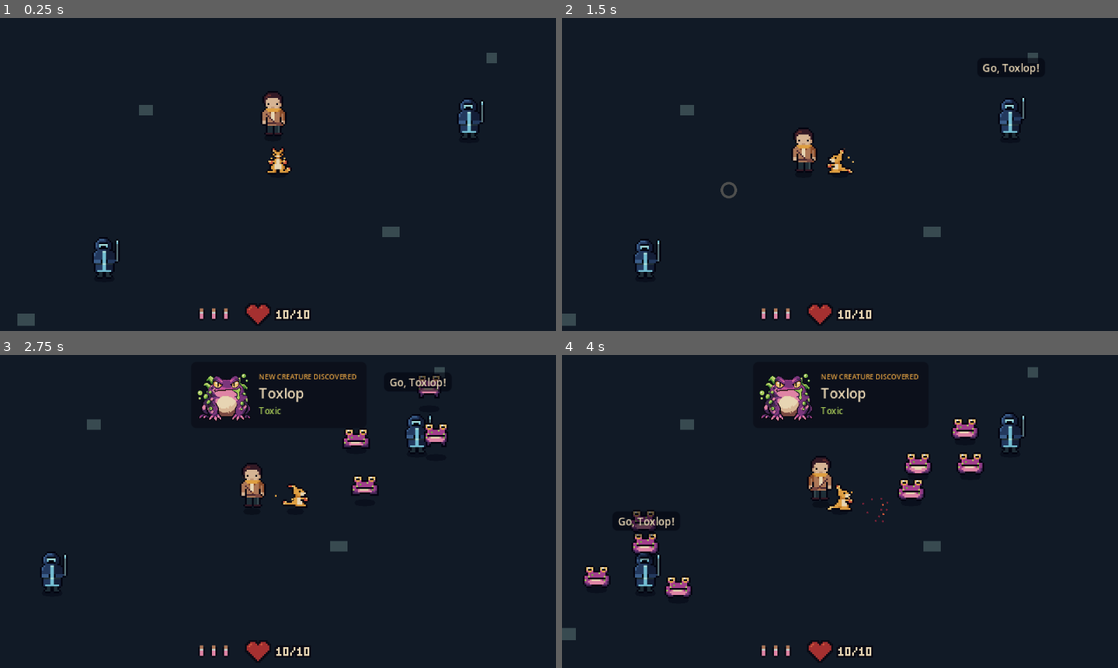
Above: before the commit, frames 1-4 (two rows, left to right).
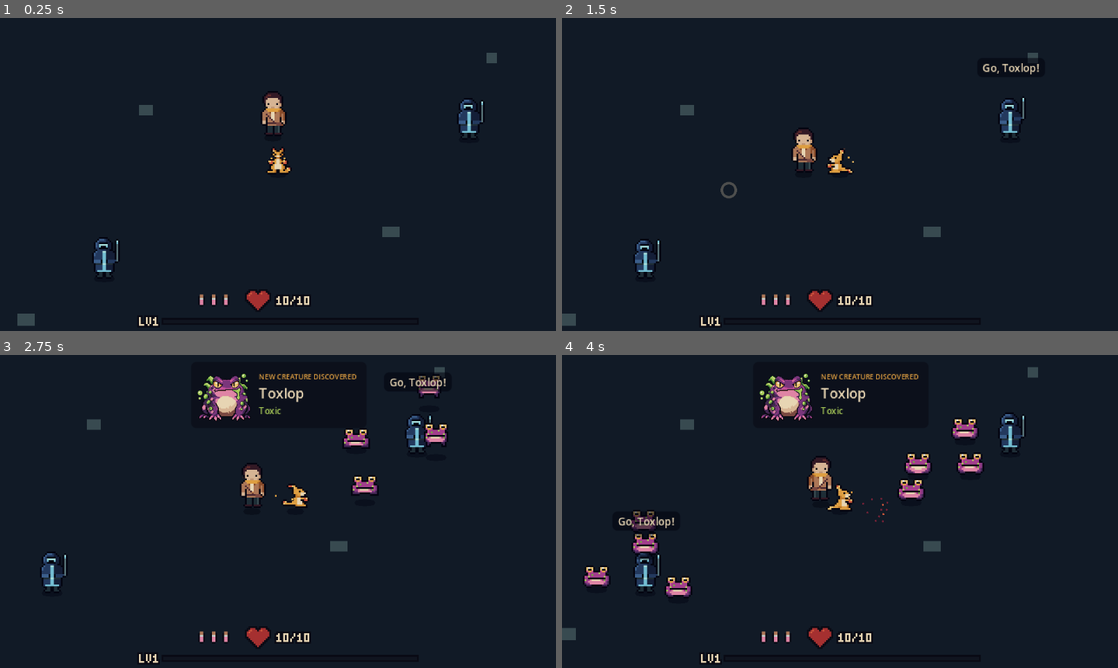
Above: after the commit, the same moments.

Repository: qmkDuran/my-own-art
Game: Godot game, scene res://scenes/main/main.tscn
The game is run twice, just before and just after one commit, with the same random seed, the same clock (stepped at 60 frames per second) and the same inputs.
Inputs (mouse positions are in pixels of both pictures, inside the frame that each line leads up to):
- Up to frame 1 (0.25 s): no input
- Up to frame 2 (1.5 s): move the mouse to (962, 158) at 0.52 s; hold D (move_right) 0.53-1.25 s; hold Right mouse button (attack) 0.53-1.25 s; click (962, 158) at 0.67 s; drag from (728, 190) to (812, 237) at 1.27 s
- Up to frame 3 (2.75 s): move the mouse to (333, 442) at 2.02 s; press the mouse at (333, 442) at 2.03 s; hold D (move_right) from 2.03 s (still down)
- Up to frame 4 (4 s): release D (move_right) at 2.75 s; release the mouse at (895, 442) at 2.75 s; drag from (812, 574) to (673, 464) at 2.77 s; move the mouse to (1006, 558) at 3.52 s; hold A (move_left) from 3.53 s (still down); hold Right mouse button (attack) from 3.53 s (still down); click (1006, 558) at 3.67 s

The runs differ from the first frame. In frame 1, 0.7% of the frame differs, in the area x 25-56%, y 87-99%; in frame 2, 0.7%; in frame 3, 0.7%; in frame 4, 0.7%.

Commit message:
Light motes, XP bar and levelling
- Defeated toads release 3 light motes (1 XP each) and Wardens 8 (2 XP
  each): they burst out, hang briefly, then streak to Emberoo.
- Progression: level 2 at 10 XP, then the curve grows (10 x level^1.45).
- Level up: +1 max health and +1 heal, +1 skill point, a 'LEVEL UP!'
  bubble and gold rings. Level bonuses are re-applied after a restart.
- HUD: a thin XP bar with 'LV' at the bottom; heart and Aid moved up.

Tested in Godot 4.7.2: 7 kills -> level 2, 1 skill point, 11 max health.

Co-Authored-By: Claude Opus 5.5 <noreply@anthropic.com>
Claude-Session: https://claude.ai/code/session_01YABBJVPWvaqtn34m5VQVCp

Diff:
--- a/scenes/creatures/emberoo/emberoo.tscn
+++ b/scenes/creatures/emberoo/emberoo.tscn
@@ -16,6 +16,7 @@
 [ext_resource type="PackedScene" path="res://scenes/effects/shockwave.tscn" id="14_marker"]
 [ext_resource type="Script" path="res://scripts/effects/fist_embers.gd" id="15_embers"]
 [ext_resource type="Script" path="res://scripts/components/trainer_aid.gd" id="16_aid"]
+[ext_resource type="Script" path="res://scripts/ui/speech_bubble.gd" id="17_speech"]
 
 [sub_resource type="CircleShape2D" id="CircleShape2D_body"]
 radius = 5.0
@@ -91,3 +92,8 @@
 
 [node name="TrainerAid" type="Node" parent="."]
 script = ExtResource("16_aid")
+
+[node name="SpeechBubble" type="Node2D" parent="."]
+z_index = 3
+position = Vector2(0, -22)
+script = ExtResource("17_speech")
--- a/scenes/enemies/handler/handler.tscn
+++ b/scenes/enemies/handler/handler.tscn
@@ -10,6 +10,8 @@
 [ext_resource type="Script" path="res://scripts/ui/floating_health_bar.gd" id="8_bar"]
 [ext_resource type="Script" path="res://scripts/ui/speech_bubble.gd" id="9_speech"]
 
+[ext_resource type="Script" path="res://scripts/components/light_drop.gd" id="10_drop"]
+[ext_resource type="PackedScene" path="res://scenes/pickups/light_mote.tscn" id="11_mote"]
 [sub_resource type="CircleShape2D" id="CircleShape2D_body"]
 radius = 5.0
 
@@ -76,3 +78,9 @@
 z_index = 3
 position = Vector2(0, -36)
 script = ExtResource("9_speech")
+
+[node name="LightDrop" type="Node" parent="."]
+script = ExtResource("10_drop")
+mote_scene = ExtResource("11_mote")
+mote_count = 8
+xp_per_mote = 2
--- a/scenes/enemies/toxic_toad/toxic_toad.tscn
+++ b/scenes/enemies/toxic_toad/toxic_toad.tscn
@@ -9,6 +9,8 @@
 [ext_resource type="Texture2D" path="res://art/toxic_toad/toxlop_portrait_128.png" id="7_portrait"]
 [ext_resource type="PackedScene" path="res://scenes/pickups/berry.tscn" id="8_berry"]
 
+[ext_resource type="Script" path="res://scripts/components/light_drop.gd" id="9_drop"]
+[ext_resource type="PackedScene" path="res://scenes/pickups/light_mote.tscn" id="10_mote"]
 [sub_resource type="CircleShape2D" id="CircleShape2D_body"]
 radius = 5.0
 
@@ -71,3 +73,9 @@
 [node name="HitFlash" type="Node" parent="." node_paths=PackedStringArray("sprite")]
 script = ExtResource("5_flash")
 sprite = NodePath("../Sprite")
+
+[node name="LightDrop" type="Node" parent="."]
+script = ExtResource("9_drop")
+mote_scene = ExtResource("10_mote")
+mote_count = 3
+xp_per_mote = 1
--- /dev/null
+++ b/scenes/pickups/light_mote.tscn
@@ -0,0 +1,7 @@
+[gd_scene load_steps=2 format=3]
+
+[ext_resource type="Script" path="res://scripts/pickups/light_mote.gd" id="1_mote"]
+
+[node name="LightMote" type="Node2D"]
+z_index = 2
+script = ExtResource("1_mote")
--- a/scenes/ui/hud.tscn
+++ b/scenes/ui/hud.tscn
@@ -1,8 +1,9 @@
-[gd_scene load_steps=4 format=3]
+[gd_scene load_steps=5 format=3]
 
 [ext_resource type="Script" path="res://scripts/ui/health_heart.gd" id="1_heart"]
 [ext_resource type="Script" path="res://scripts/ui/discovery_card.gd" id="2_card"]
 [ext_resource type="Script" path="res://scripts/ui/aid_charges.gd" id="3_aid"]
+[ext_resource type="Script" path="res://scripts/ui/xp_bar.gd" id="4_xp"]
 
 [node name="Hud" type="CanvasLayer"]
 
@@ -14,9 +15,9 @@
 anchor_right = 0.5
 anchor_bottom = 1.0
 offset_left = -24.0
-offset_top = -16.0
+offset_top = -24.0
 offset_right = 24.0
-offset_bottom = -3.0
+offset_bottom = -11.0
 grow_horizontal = 2
 grow_vertical = 0
 script = ExtResource("1_heart")
@@ -39,10 +40,26 @@
 anchor_right = 0.5
 anchor_bottom = 1.0
 offset_left = -50.0
-offset_top = -16.0
+offset_top = -24.0
 offset_right = -24.0
-offset_bottom = -3.0
+offset_bottom = -11.0
 grow_horizontal = 2
 grow_vertical = 0
 mouse_filter = 2
 script = ExtResource("3_aid")
+
+[node name="XpBar" type="Control" parent="."]
+layout_mode = 3
+anchors_preset = 7
+anchor_left = 0.5
+anchor_top = 1.0
+anchor_right = 0.5
+anchor_bottom = 1.0
+offset_left = -80.0
+offset_top = -9.0
+offset_right = 80.0
+offset_bottom = -2.0
+grow_horizontal = 2
+grow_vertical = 0
+mouse_filter = 2
+script = ExtResource("4_xp")
--- /dev/null
+++ b/scripts/components/light_drop.gd
@@ -0,0 +1,29 @@
+class_name LightDrop
+extends Node
+## Frees the Glimra light trapped in a bound creature (or a Warden's stolen stock)
+## when it dies: a burst of light motes that fly to the player as XP.
+
+@export var mote_scene: PackedScene
+## How many motes burst out.
+@export var mote_count: int = 3
+## XP each mote is worth.
+@export var xp_per_mote: int = 1
+## Where on the body the motes burst from (relative to the feet).
+@export var burst_offset: Vector2 = Vector2(0, -6)
+
+@onready var owner_body: Node2D = get_parent()
+
+
+func _ready() -> void:
+	var health: Health = owner_body.get_node("Health")
+	health.died.connect(_burst)
+
+
+func _burst() -> void:
+	if mote_scene == null:
+		return
+	for mote_number in mote_count:
+		var mote: LightMote = mote_scene.instantiate()
+		mote.xp_value = xp_per_mote
+		owner_body.get_parent().add_child.call_deferred(mote)
+		mote.set_deferred("global_position", owner_body.global_position + burst_offset)
--- a/scripts/creatures/creature.gd
+++ b/scripts/creatures/creature.gd
@@ -23,6 +23,8 @@
 const BODY_HEIGHT := -6.0
 ## How fast a push (e.g. a Warden's shove) slows down, in pixels per second squared.
 const PUSH_FRICTION := 600.0
+## Max health gained per level (the small automatic "ding" boost).
+const HEALTH_PER_LEVEL := 1
 
 ## How close (feet to feet, pixels) the creature walks to a clicked enemy before jabbing.
 const ATTACK_APPROACH_DISTANCE := 16.0
@@ -55,11 +57,14 @@
 @onready var animator: CreatureAnimator = $Sprite
 @onready var fist_embers: FistEmbers = $FistEmbers
 @onready var trainer_aid: TrainerAid = $TrainerAid
+@onready var speech_bubble: SpeechBubble = $SpeechBubble
 
 
 func _ready() -> void:
 	health.damaged.connect(_on_damaged)
 	health.died.connect(_on_died)
+	Progression.leveled_up.connect(_on_leveled_up)
+	_apply_level_bonuses()
 
 
 func _physics_process(delta: float) -> void:
@@ -268,3 +273,23 @@
 
 func _is_being_pushed() -> bool:
 	return _push_seconds_left > 0.0
+
+
+# --- Levelling ------------------------------------------------------------
+
+## Level bonuses live on Progression (which survives a restart), so re-apply them on spawn.
+func _apply_level_bonuses() -> void:
+	health.max_health += HEALTH_PER_LEVEL * (Progression.level - 1)
+	health.current_health = health.max_health
+
+
+func _on_leveled_up(_new_level: int) -> void:
+	health.max_health += HEALTH_PER_LEVEL
+	health.heal(HEALTH_PER_LEVEL)
+	speech_bubble.say("LEVEL UP!", 1.0)
+	if click_marker_scene != null:
+		for ring_size in [18.0, 28.0]:
+			var ring: Shockwave = click_marker_scene.instantiate()
+			get_parent().add_child(ring)
+			ring.global_position = global_position + Vector2(0, BODY_HEIGHT)
+			ring.play(ring_size, 0.45, Color(0.91, 0.757, 0.439, 0.9))
--- /dev/null
+++ b/scripts/pickups/light_mote.gd
@@ -0,0 +1,62 @@
+class_name LightMote
+extends Node2D
+## A mote of stolen Glimra light, freed when a bound creature is defeated.
+## It bursts out, hangs for a moment, then streaks to the player and becomes XP.
+
+## XP this mote is worth.
+@export var xp_value: int = 1
+## Seconds it drifts after bursting out, before it homes in.
+@export var drift_time: float = 0.3
+## How hard it accelerates toward the player, in pixels per second squared.
+@export var homing_acceleration: float = 900.0
+@export var max_speed: float = 280.0
+## How close it must get to be collected, in pixels.
+@export var collect_radius: float = 5.0
+## Height of the player's body above their feet (where motes fly to).
+@export var body_height: float = -7.0
+
+const CORE := Color(0.91, 0.757, 0.439)       # Apollo e8c170
+const SHINE := Color(0.922, 0.929, 0.914)     # Apollo ebede9
+const TRAIL := Color(0.871, 0.62, 0.255)      # Apollo de9e41
+const TRAIL_LENGTH := 4
+
+var _velocity: Vector2 = Vector2.ZERO
+var _age: float = 0.0
+var _trail: Array[Vector2] = []
+
+
+func _ready() -> void:
+	# Burst outward and slightly up from where the creature fell.
+	var angle := randf_range(-PI * 0.95, -PI * 0.05)
+	_velocity = Vector2.from_angle(angle) * randf_range(40.0, 80.0)
+
+
+func _physics_process(delta: float) -> void:
+	_age += delta
+	_trail.push_front(global_position)
+	if _trail.size() > TRAIL_LENGTH:
+		_trail.pop_back()
+
+	var player := get_tree().get_first_node_in_group("player") as Node2D
+	if _age < drift_time or player == null:
+		_velocity = _velocity.move_toward(Vector2.ZERO, 160.0 * delta)
+	else:
+		var target := player.global_position + Vector2(0, body_height)
+		var to_target := target - global_position
+		if to_target.length() <= collect_radius:
+			Progression.add_xp(xp_value)
+			queue_free()
+			return
+		_velocity = _velocity.move_toward(to_target.normalized() * max_speed, homing_acceleration * delta)
+	global_position += _velocity * delta
+	if _age > 4.0:
+		queue_free()   # safety: never linger forever
+	queue_redraw()
+
+
+func _draw() -> void:
+	for index in _trail.size():
+		var fade := 0.5 * (1.0 - float(index) / TRAIL_LENGTH)
+		draw_rect(Rect2(to_local(_trail[index]).round() - Vector2(0.5, 0.5), Vector2.ONE), Color(TRAIL, fade))
+	draw_rect(Rect2(Vector2(-1, -1), Vector2(2, 2)), CORE)
+	draw_rect(Rect2(Vector2(-1, -1), Vector2.ONE), SHINE)
--- a/scripts/ui/pixel_digits.gd
+++ b/scripts/ui/pixel_digits.gd
@@ -1,7 +1,7 @@
 class_name PixelDigits
 extends RefCounted
 ## A tiny 3×5 pixel font for numbers, drawn pixel by pixel so it stays crisp at any scale.
-## Supports 0–9 and '/'.
+## Supports 0–9, '/', and the letters L and V (for "LV").
 
 const GLYPH_WIDTH := 3
 const GLYPH_HEIGHT := 5
@@ -20,6 +20,8 @@
 	"8": ["###", "#.#", "###", "#.#", "###"],
 	"9": ["###", "#.#", "###", "..#", "###"],
 	"/": ["..#", "..#", ".#.", "#..", "#.."],
+	"L": ["#..", "#..", "#..", "#..", "###"],
+	"V": ["#.#", "#.#", "#.#", "#.#", ".#."],
 }
 
 
--- /dev/null
+++ b/scripts/ui/xp_bar.gd
@@ -0,0 +1,44 @@
+class_name XpBar
+extends Control
+## A thin XP bar along the bottom of the screen, with the level shown at its left end.
+## Flashes bright when the player levels up.
+
+@export var empty_color: Color = Color(0.063, 0.078, 0.122)       # Apollo 10141f
+@export var fill_color: Color = Color(0.871, 0.62, 0.255)         # Apollo de9e41
+@export var shine_color: Color = Color(0.91, 0.757, 0.439)        # Apollo e8c170
+@export var outline_color: Color = Color(0.035, 0.039, 0.078)     # Apollo 090a14
+@export var label_color: Color = Color(0.906, 0.835, 0.702)       # Apollo e7d5b3
+## Height of the bar itself, in game pixels.
+const BAR_HEIGHT := 2.0
+
+var _flash: float = 0.0
+
+
+func _ready() -> void:
+	Progression.xp_changed.connect(func(_xp: int, _next: int) -> void: queue_redraw())
+	Progression.leveled_up.connect(_on_leveled_up)
+
+
+func _process(delta: float) -> void:
+	if _flash > 0.0:
+		_flash = maxf(0.0, _flash - delta * 2.0)
+		queue_redraw()
+
+
+func _on_leveled_up(_level: int) -> void:
+	_flash = 1.0
+	queue_redraw()
+
+
+func _draw() -> void:
+	var label := "LV%d" % Progression.level
+	var label_width := PixelDigits.width_of(label)
+	var bar_left := label_width + 3.0
+	var bar := Rect2(Vector2(bar_left, (size.y - BAR_HEIGHT) / 2.0), Vector2(size.x - bar_left, BAR_HEIGHT))
+	PixelDigits.draw_text(self, label, Vector2(0, roundf((size.y - PixelDigits.GLYPH_HEIGHT) / 2.0)), label_color, outline_color)
+	draw_rect(bar.grow(1.0), outline_color)
+	draw_rect(bar, empty_color)
+	var share := float(Progression.xp) / float(maxi(1, Progression.xp_to_next()))
+	var filled := Rect2(bar.position, Vector2(roundf(bar.size.x * share), bar.size.y))
+	draw_rect(filled, fill_color.lerp(Color.WHITE, _flash * 0.6))
+	draw_rect(Rect2(filled.position, Vector2(filled.size.x, 1)), shine_color)
Not shown: 1 places in scenes/creatures/emberoo/emberoo.tscn that only renumber resources
Not shown: 1 places in scenes/enemies/handler/handler.tscn that only renumber resources
Not shown: 1 places in scenes/enemies/toxic_toad/toxic_toad.tscn that only renumber resources
Not shown, added: scripts/components/light_drop.gd.uid
Not shown, added: scripts/pickups/light_mote.gd.uid
Not shown, added: scripts/systems/progression.gd.uid
Not shown, added: scripts/ui/xp_bar.gd.uid
